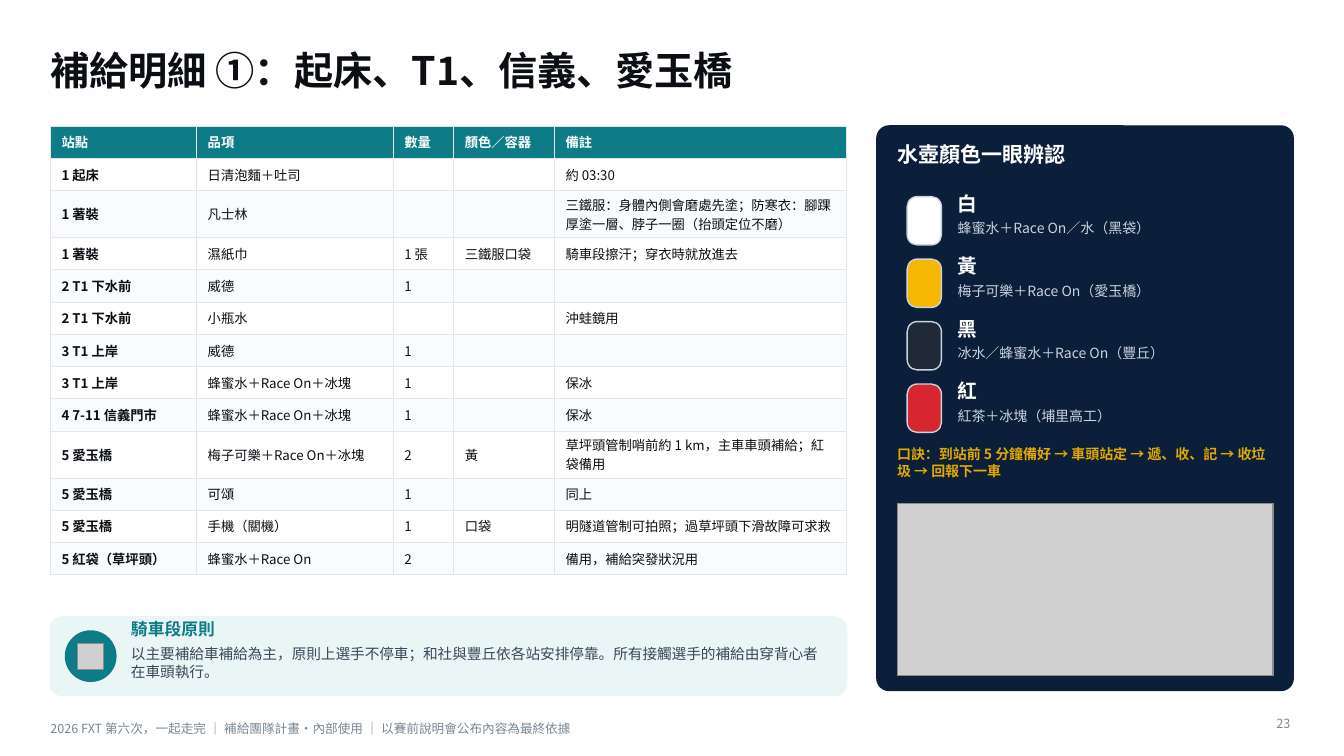
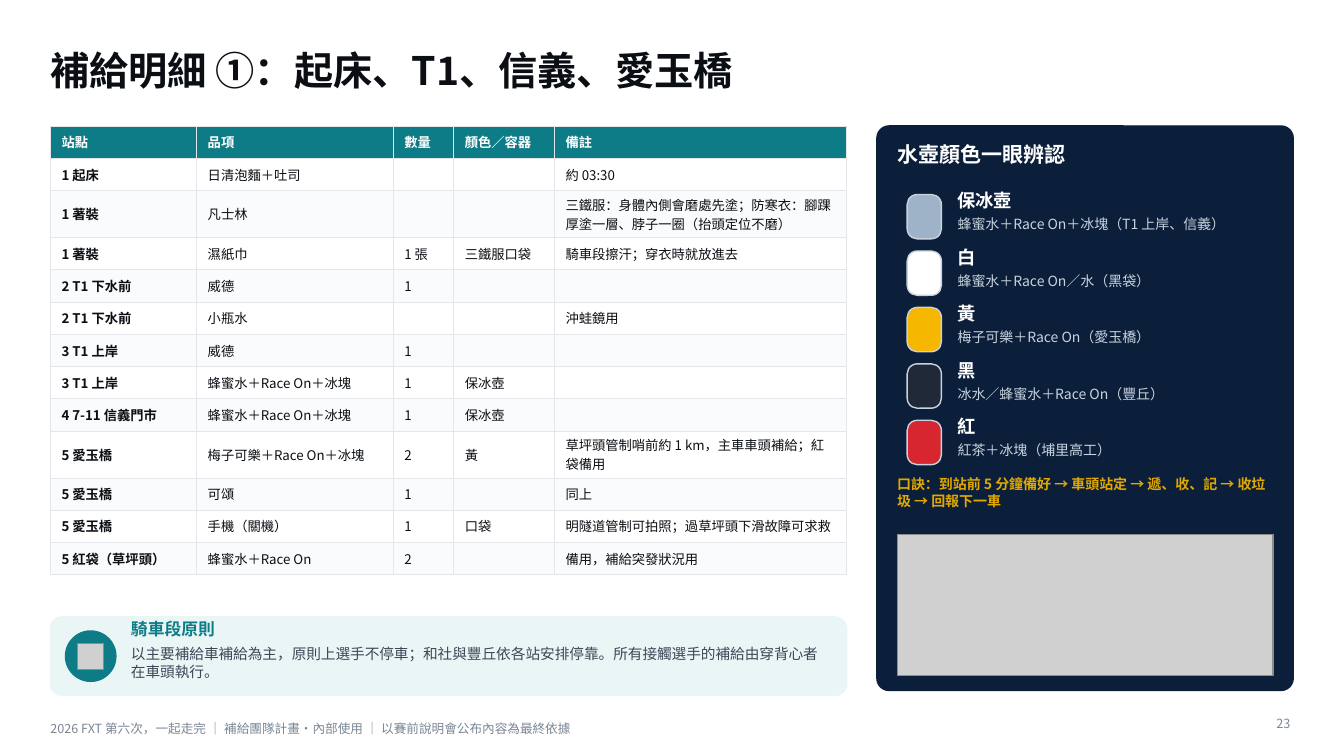
Before and after one commit to powermovebboy-sys/Race-site, a slide deck: slide 23 of deck/2026_FXT_第六次一起走完.pptx. Drawn at 1344x756 pixels with LibreOffice and Linux fonts; fonts in the diff are those of the drawing; grey boxes stand for pictures. Boxes give left, top, right and bottom in pixels: in the first picture for what was removed or moved away, otherwise in the second. Text is boxed around its words. In the diff, an @@ line names an element or a change of style, - is before the commit and + after.

```diff
--- a/deck/2026_FXT_第六次一起走完.pptx
+++ b/deck/2026_FXT_第六次一起走完.pptx
@@ table at <box>50,126,847,570</box> @@
-row 8, column 4: 
+row 8, column 4: 保冰壺
-row 8, column 5: 保冰
+row 8, column 5: 
-row 9, column 4: 
+row 9, column 4: 保冰壺
-row 9, column 5: 保冰
+row 9, column 5: 
@@ rounded rectangle: place and size @@
-rounded rectangle at <box>907,197,942,245</box>
+rounded rectangle at <box>907,195,942,239</box>
@@ rounded rectangle at <box>907,195,942,239</box>: fill #FFFFFF to #9FB3C8 @@
@@ text added at <box>958,191,1012,209</box>, 13 pt, text #FFFFFF, bold @@
+保冰壺
@@ text at <box>958,217,1225,230</box>: text changed @@
-蜂蜜水＋Race On／水（黑袋）
+蜂蜜水＋Race On＋冰塊（T1 上岸、信義）
@@ rounded rectangle: place and size @@
-rounded rectangle at <box>907,259,942,308</box>
+rounded rectangle at <box>907,251,942,295</box>
@@ rounded rectangle at <box>907,251,942,295</box>: fill #F5B700 to #FFFFFF @@
@@ size 14 to 13 pt in 4 elements at <box>958,417,976,434</box>, <box>958,358,976,382</box>, <box>958,301,976,325</box>, <box>958,248,976,266</box> @@
@@ text "白": place and size @@
-text "白" at <box>958,194,978,213</box>
+text "白" at <box>958,248,976,266</box>
@@ text added at <box>958,274,1151,287</box>, 10 pt, text #C9D3DE @@
+蜂蜜水＋Race On／水（黑袋）
@@ rounded rectangle: place and size @@
-rounded rectangle at <box>907,322,942,370</box>
+rounded rectangle at <box>907,308,942,352</box>
@@ rounded rectangle at <box>907,308,942,352</box>: fill #1F2937 to #F5B700 @@
@@ text "梅子可樂＋Race On（愛玉橋）": place and size @@
-text "梅子可樂＋Race On（愛玉橋）" at <box>958,284,1151,297</box>
+text "梅子可樂＋Race On（愛玉橋）" at <box>958,330,1151,343</box>
@@ text "黃": place and size @@
-text "黃" at <box>958,256,978,275</box>
+text "黃" at <box>958,301,976,325</box>
@@ text "黑": place and size @@
-text "黑" at <box>958,320,978,338</box>
+text "黑" at <box>958,358,976,382</box>
@@ rounded rectangle: place and size @@
-rounded rectangle at <box>907,384,942,433</box>
+rounded rectangle at <box>907,364,942,408</box>
@@ rounded rectangle at <box>907,364,942,408</box>: fill #D7262F to #1F2937 @@
@@ text "冰水／蜂蜜水＋Race On（豐丘）": place and size @@
-text "冰水／蜂蜜水＋Race On（豐丘）" at <box>958,346,1164,359</box>
+text "冰水／蜂蜜水＋Race On（豐丘）" at <box>958,387,1164,400</box>
@@ text "紅": place and size @@
-text "紅" at <box>958,381,978,400</box>
+text "紅" at <box>958,417,976,434</box>
@@ rounded rectangle added at <box>907,420,942,465</box>, fill #D7262F, outline #C9D3DE 1 pt @@
@@ text "紅茶＋冰塊（埔里高工）": place and size @@
-text "紅茶＋冰塊（埔里高工）" at <box>958,409,1111,422</box>
+text "紅茶＋冰塊（埔里高工）" at <box>958,443,1111,456</box>
@@ text "口訣：到站前 5 分鐘備好 → 車頭站定 ...": place and size @@
-text "口訣：到站前 5 分鐘備好 → 車頭站定 ..." at <box>897,445,1266,478</box>
+text "口訣：到站前 5 分鐘備好 → 車頭站定 ..." at <box>897,476,1266,508</box>
@@ picture: place and size @@
-picture at <box>897,504,1273,676</box>
+picture at <box>897,534,1273,676</box>
```
Also in this commit, not shown: 4 other slides changed, 3 other files.
